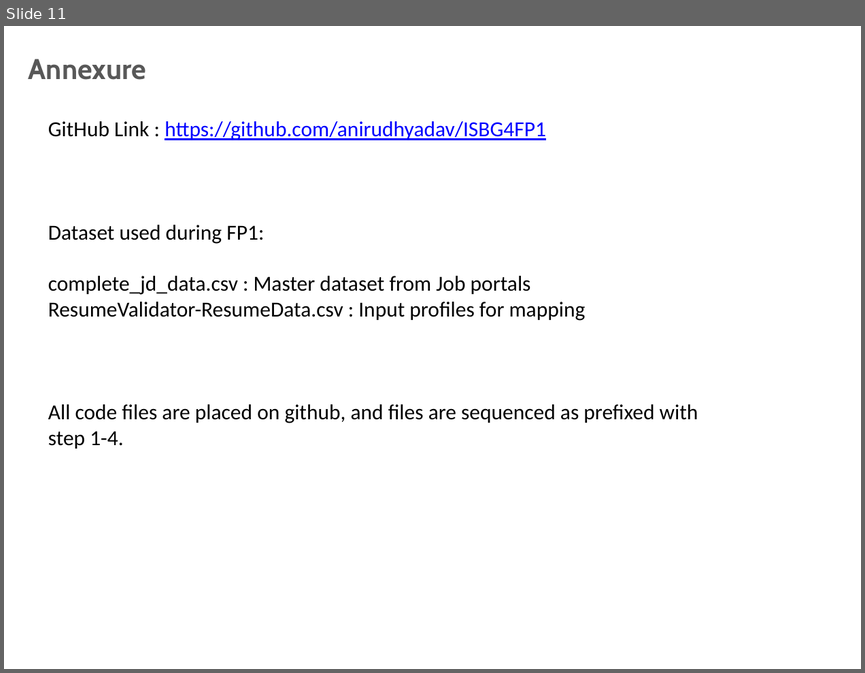
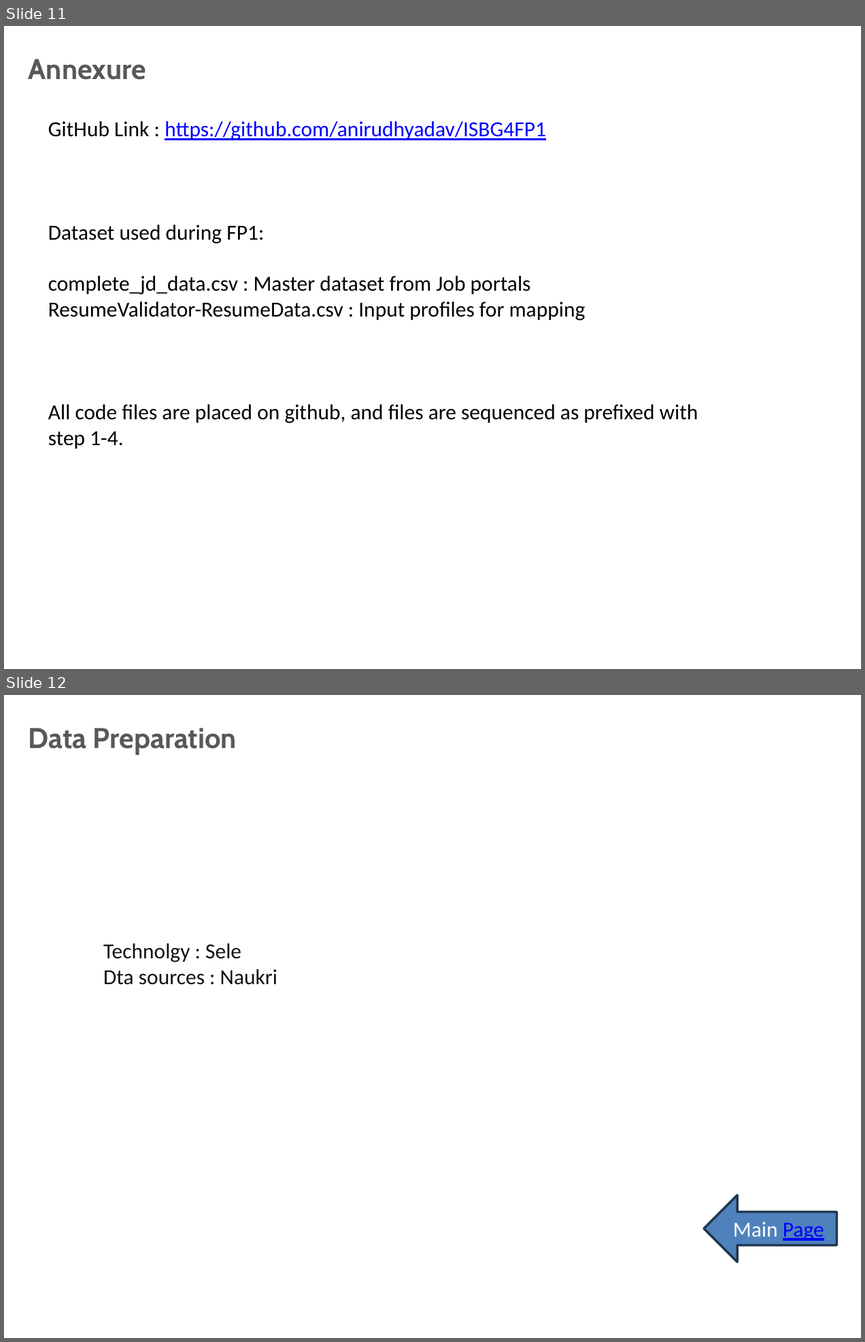
Before and after one commit to anirudhyadav/ISBG4FP1, a slide deck: Foundation_Project_G4__Final_Review_Trending_Jobs.pptx. Shown one above the other, each under a label of ours: slide 11 before the commit, slides 11 and 12 after it. The pictures are 865x673 and 865x1342 pixels, drawn with LibreOffice and Linux fonts; fonts in the diff are those of the drawing; background and template pictures are left out. Boxes give left, top, right and bottom in pixels: in the first picture for what was removed or moved away, otherwise in the second. Text is boxed around its words. In the diff, an @@ line names an element or a change of style, - is before the commit and + after.

```diff
--- a/Foundation_Project_G4__Final_Review_Trending_Jobs.pptx
+++ b/Foundation_Project_G4__Final_Review_Trending_Jobs.pptx
@@ slide 12 added at (x1=4, y1=695, x2=861, y2=1338), background picture (left out); not listed: 1 template element that a slide beside it also shows @@
@@ title added at (x1=28, y1=728, x2=237, y2=755), 24 pt, text #585858, bold @@
+Data Preparation
@@ text added at (x1=103, y1=943, x2=277, y2=985), 18 pt, text #111111 @@
+Technolgy : Sele
+Dta sources : Naukri
@@ left arrow added at (x1=704, y1=1195, x2=837, y2=1261), fill #4F81BD, outline #233953 2 pt, 18 pt, text #FFFFFF @@
+Main Page
```
Also in this commit, not shown: 3 slides changed, 1 other slide added, 1 other file.
